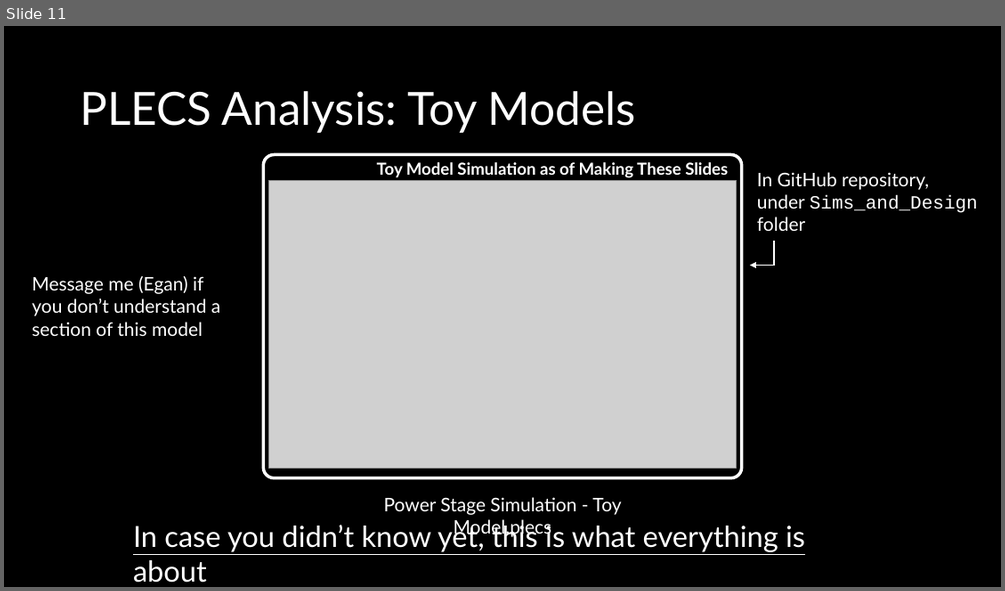
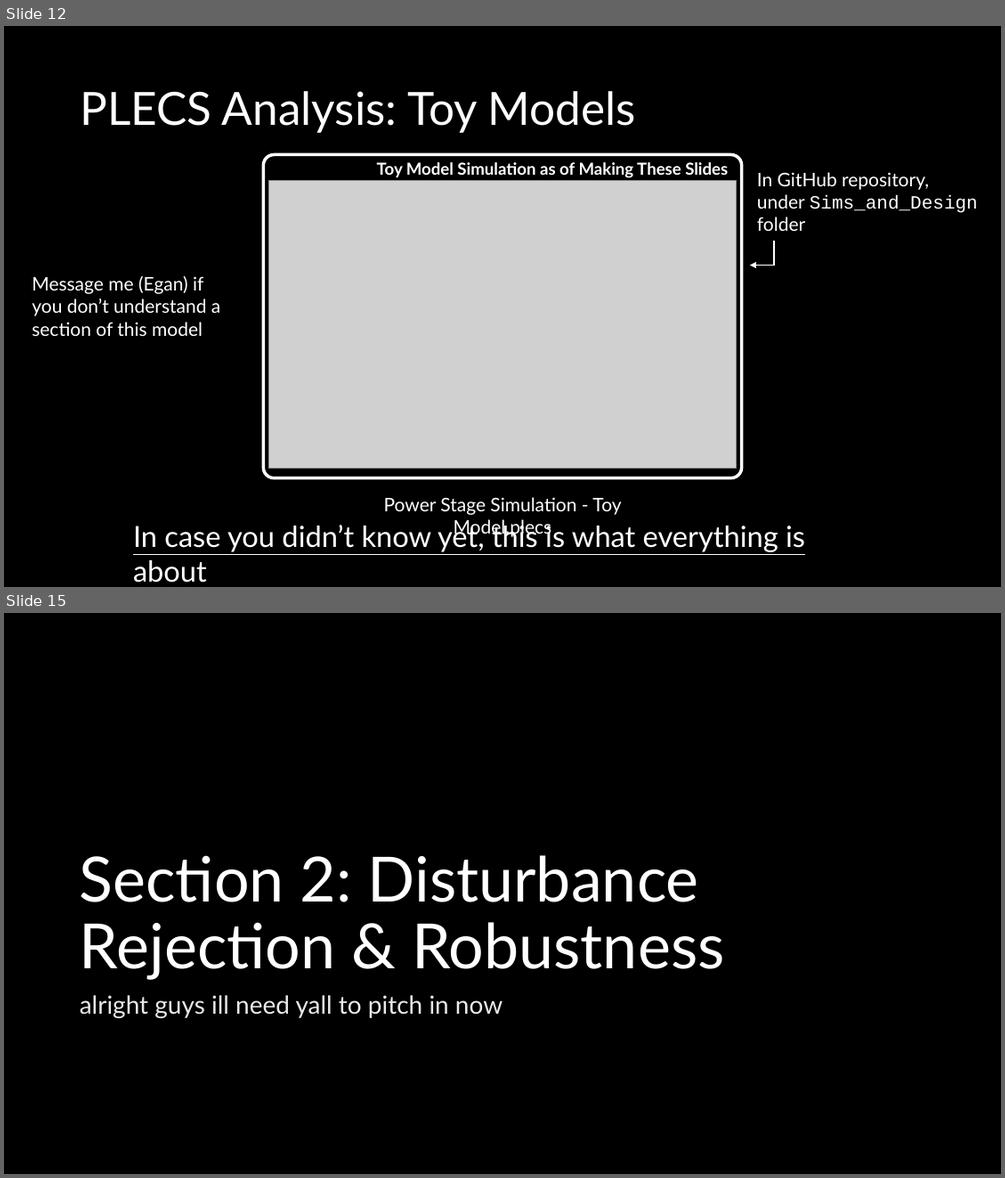
Before and after one commit to ut-ras/rm_electrical-supercap_v2, a slide deck: UT Robomasters – Supercap Power Stage Modeling.pptx. Shown one above the other, each under a label of ours: slide 11 before the commit, slides 12 and 15 after it; the slides between them are not shown. The pictures are 1005x591 and 1005x1178 pixels, drawn with LibreOffice and Linux fonts; fonts in the diff are those of the drawing; grey boxes stand for pictures. Boxes give left, top, right and bottom in pixels: in the first picture for what was removed or moved away, otherwise in the second. Text is boxed around its words. In the diff, an @@ line names an element or a change of style, - is before the commit and + after.

```diff
--- a/UT Robomasters – Supercap Power Stage Modeling.pptx
+++ b/UT Robomasters – Supercap Power Stage Modeling.pptx
@@ slide 15 added at [4, 613, 1001, 1174], background #000000 @@
@@ title added at [80, 855, 725, 980], 60 pt, text #FFFFFF @@
+Section 2: Disturbance Rejection & Robustness
@@ text added at [80, 995, 502, 1018], 24 pt, text #EAEAEA @@
+alright guys ill need yall to pitch in now
@@ what was slide 11 is now slide 12 @@
```
Also in this commit, not shown: 1 slide changed, 3 other slides added, 1 other file.
